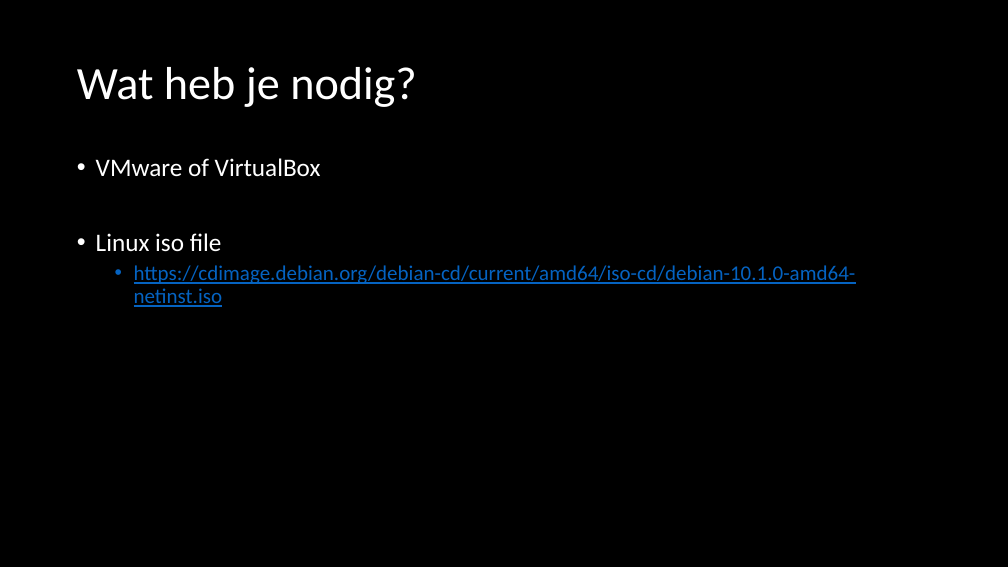
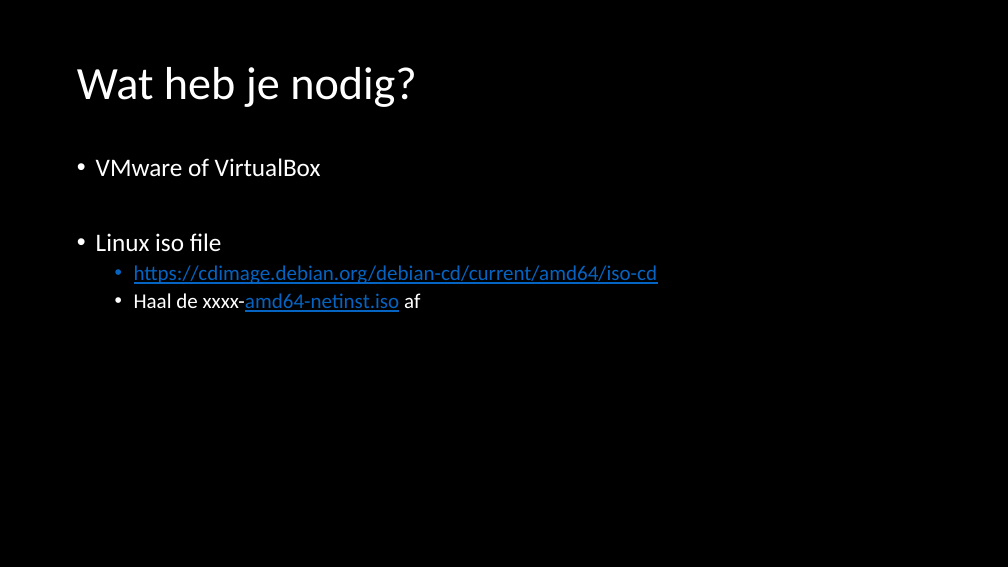
Before and after one commit to JesseStorms/operating-systems, a slide deck: slide 5 of 1_Linux/Linux_Intro.pptx. Drawn at 1008x567 pixels with LibreOffice and Linux fonts; fonts in the diff are those of the drawing. Boxes give left, top, right and bottom in pixels: in the first picture for what was removed or moved away, otherwise in the second. Text is boxed around its words. In the diff, an @@ line names an element or a change of style, - is before the commit and + after.

```diff
--- a/1_Linux/Linux_Intro.pptx
+++ b/1_Linux/Linux_Intro.pptx
@@ text at <box>134,265,657,312</box>: text changed @@
-  • https://cdimage.debian.org/debian-cd/current/amd64/iso-cd/debian-10.1.0-amd64-netinst.iso
+  • https://cdimage.debian.org/debian-cd/current/amd64/iso-cd
+  • Haal de xxxx-amd64-netinst.iso af
```
Also in this commit, not shown: 2 other slides changed, 1 other file.
